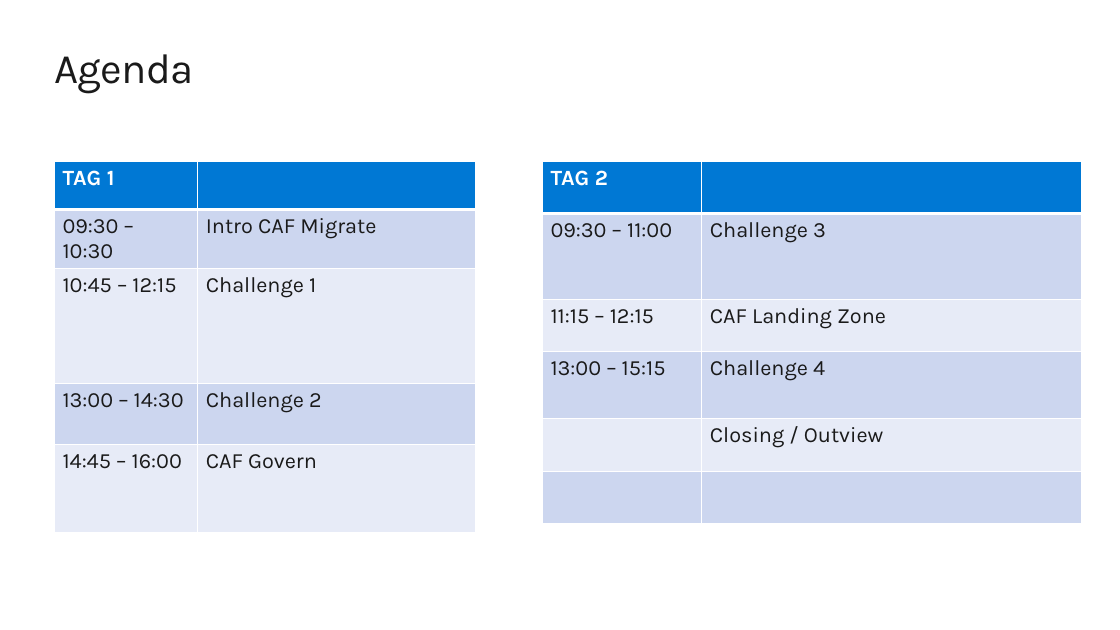
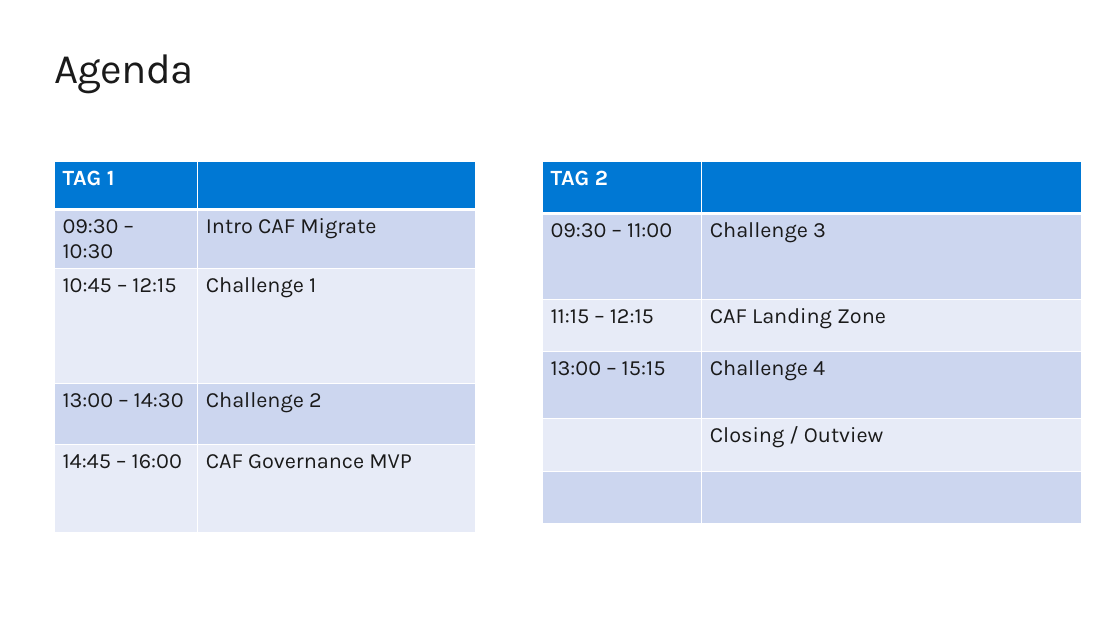
Before and after one commit to jonathan-vella/CAF-Expert-Learning-Path, a slide deck: slide 19 of 03-CAF Migrate - LoB Migration/sources/WalkingDeck-CAF-Migrate.pptx. Drawn at 1120x630 pixels with LibreOffice and Linux fonts; fonts in the diff are those of the drawing; background and template pictures are left out. Boxes give left, top, right and bottom in pixels: in the first picture for what was removed or moved away, otherwise in the second. Text is boxed around its words. In the diff, an @@ line names an element or a change of style, - is before the commit and + after.

```diff
--- a/03-CAF Migrate - LoB Migration/sources/WalkingDeck-CAF-Migrate.pptx
+++ b/03-CAF Migrate - LoB Migration/sources/WalkingDeck-CAF-Migrate.pptx
@@ table at (54,161,476,522) @@
-row 5, column 2: CAF Govern
+row 5, column 2: CAF Governance MVP
```
Also in this commit, not shown: 5 other slides changed, 2 other files.
